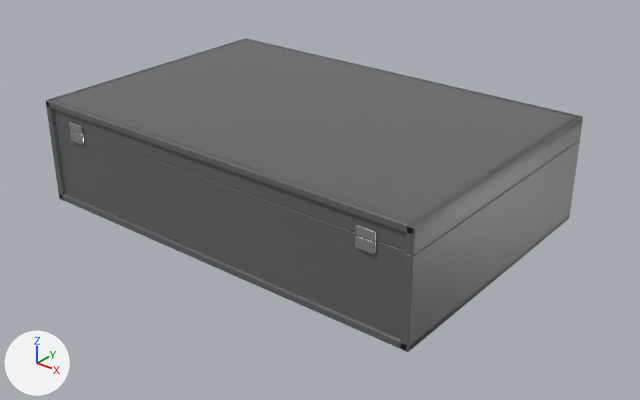
An edit to the glTF model pockets-storage.glb, drawn before and after from the same camera.
Before and after are seen from a 50 mm camera at (0.362, -0.439, 0.282) aimed at (0.014, -0.004, 0.013). The lights are fixed; the arrows at lower left show +X, +Y and +Z. The picture after the commit comes second. Where no turn or scale is listed for an object, it has been applied to the vertices. Vertices at exactly the same position are counted once.

Objects in the first picture: 'Case_base', 'Case_end.001', 'Case_side', 'Case_side.001', 'Lid_end.001', 'Lid_side', 'Lid_side.001', 'Lid_top' and 5 more.
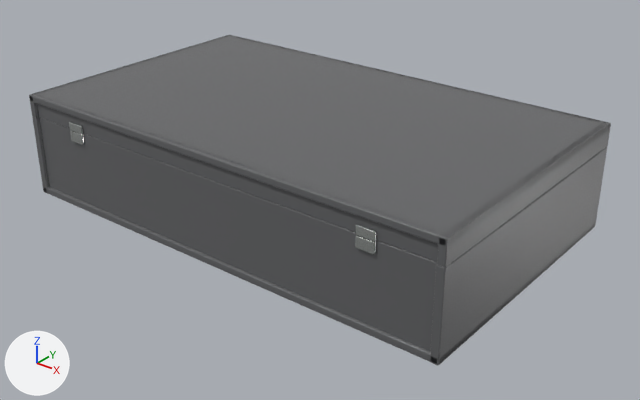
Where the change shows, as pixel boxes [x1, y1, x2, y2] in the pictures (640 x 400 px):
'Lid_top', rescaled (8% wider, 8% taller): before [46, 38, 583, 233]; after [30, 35, 611, 246]
'Case_end.001', rescaled (14% wider, 9% taller): before [56, 124, 405, 338]; after [40, 118, 437, 351]
'Case_side.001', moved: before [400, 140, 580, 352]; after [430, 147, 607, 366]
'Lid_side.001', moved: before [405, 115, 583, 256]; after [437, 121, 611, 267]
'Lid_end.001', rescaled (14% wider, 11% taller): before [53, 100, 408, 250]; after [37, 95, 442, 262]
'Case_base', rescaled (8% wider, 13% taller): before [60, 193, 569, 350]; after [45, 187, 596, 364]
'Case_side', moved: before [49, 123, 65, 201]; after [32, 117, 49, 194]
'Lid_side', moved: before [46, 39, 243, 124]; after [29, 35, 227, 118]

The change, as a list of edits to the scene's bpy script:
```text
Change me_cube_083:
    used by ob_case_base; location = (0.0, 0.0, 0.0028)
    remove me_cube_083.from_pydata(...)  # 96 vertices, 188 faces; spans x -0.152..0.152, y -0.102..0.102, z -0.003..0.003
    add me_cube_083.from_pydata(...)  # 96 vertices, 188 faces; spans x -0.171..0.171, y -0.102..0.102, z -0.003..0.003
    me_cube_083 part 1: the whole mesh is scaled about its middle by (1.13, 1, 1)
Change me_cube_085:
    used by ob_case_end_001; location = (0.0, -0.0978, 0.0298)
    remove me_cube_085.from_pydata(...)  # 96 vertices, 188 faces; spans x -0.147..0.147, y -0.002..0.002, z -0.03..0.03
    add me_cube_085.from_pydata(...)  # 96 vertices, 188 faces; spans x -0.166..0.166, y -0.002..0.002, z -0.03..0.03
    me_cube_085 part 2: the whole mesh is scaled about its middle by (1.13, 1, 1)
Change me_cube_089:
    used by ob_lid_end_001; location = (0.0, -0.098, 0.0679)
    remove me_cube_089.from_pydata(...)  # 96 vertices, 188 faces; spans x -0.147..0.147, y -0.002..0.002, z -0.008..0.008
    add me_cube_089.from_pydata(...)  # 96 vertices, 188 faces; spans x -0.166..0.166, y -0.002..0.002, z -0.008..0.008
    me_cube_089 part 3: the whole mesh is scaled about its middle by (1.13, 1, 1)
Change me_cube_093:
    used by ob_lid_top; location = (0.0, 0.0, 0.0737)
    remove me_cube_093.from_pydata(...)  # 96 vertices, 188 faces; spans x -0.152..0.152, y -0.102..0.102, z -0.003..0.003
    add me_cube_093.from_pydata(...)  # 96 vertices, 188 faces; spans x -0.171..0.171, y -0.102..0.102, z -0.003..0.003
    me_cube_093 part 4: the whole mesh is scaled about its middle by (1.13, 1, 1)
Change ob_case_side:
    ob_case_side.location: (-0.1496, 0.0, 0.0298) -> (-0.1687, 0.0, 0.0298)
Change ob_case_side_001:
    ob_case_side_001.location: (0.1496, 0.0, 0.0298) -> (0.1687, 0.0, 0.0298)
Change ob_lid_side:
    ob_lid_side.location: (-0.1499, 0.0, 0.0679) -> (-0.1689, 0.0, 0.0679)
Change ob_lid_side_001:
    ob_lid_side_001.location: (0.1499, 0.0, 0.0679) -> (0.1689, 0.0, 0.0679)
```
